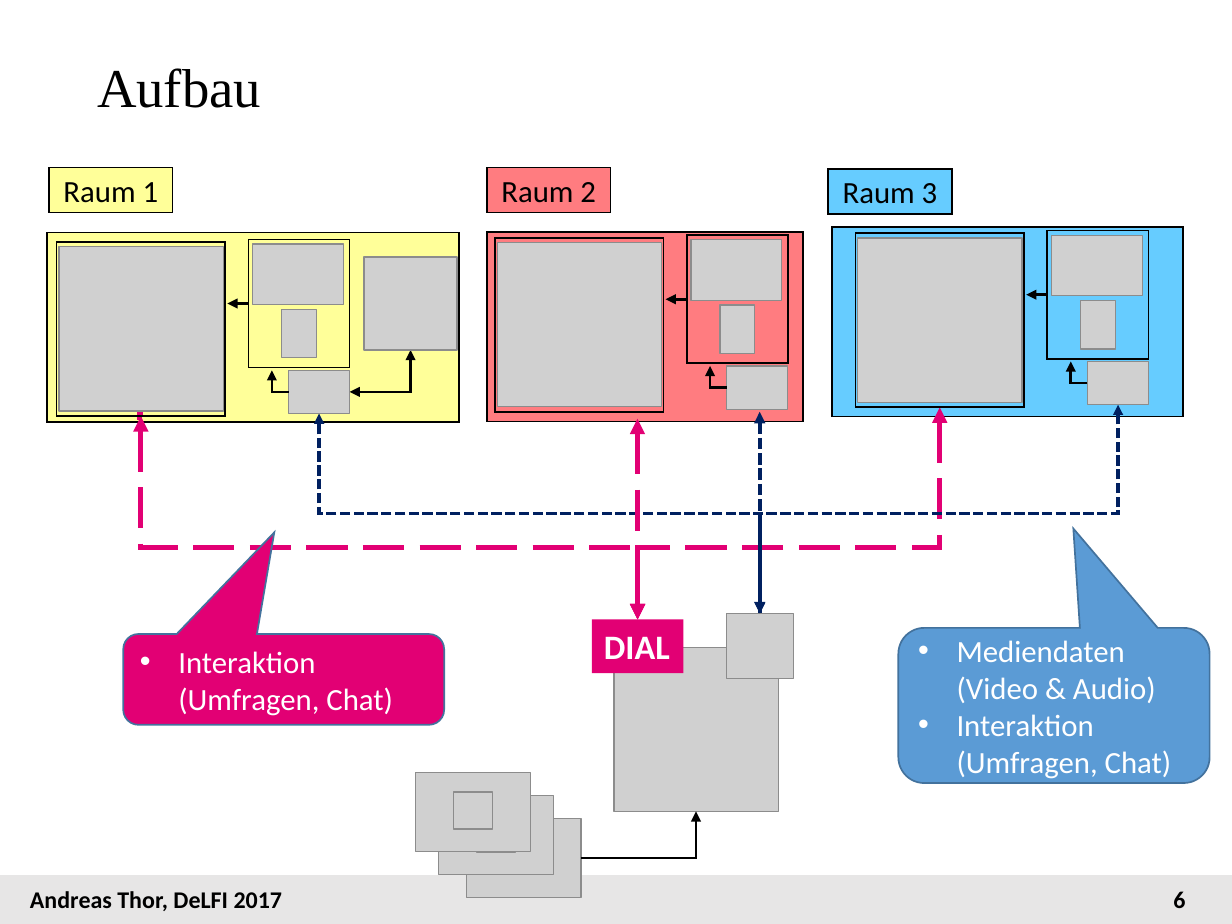
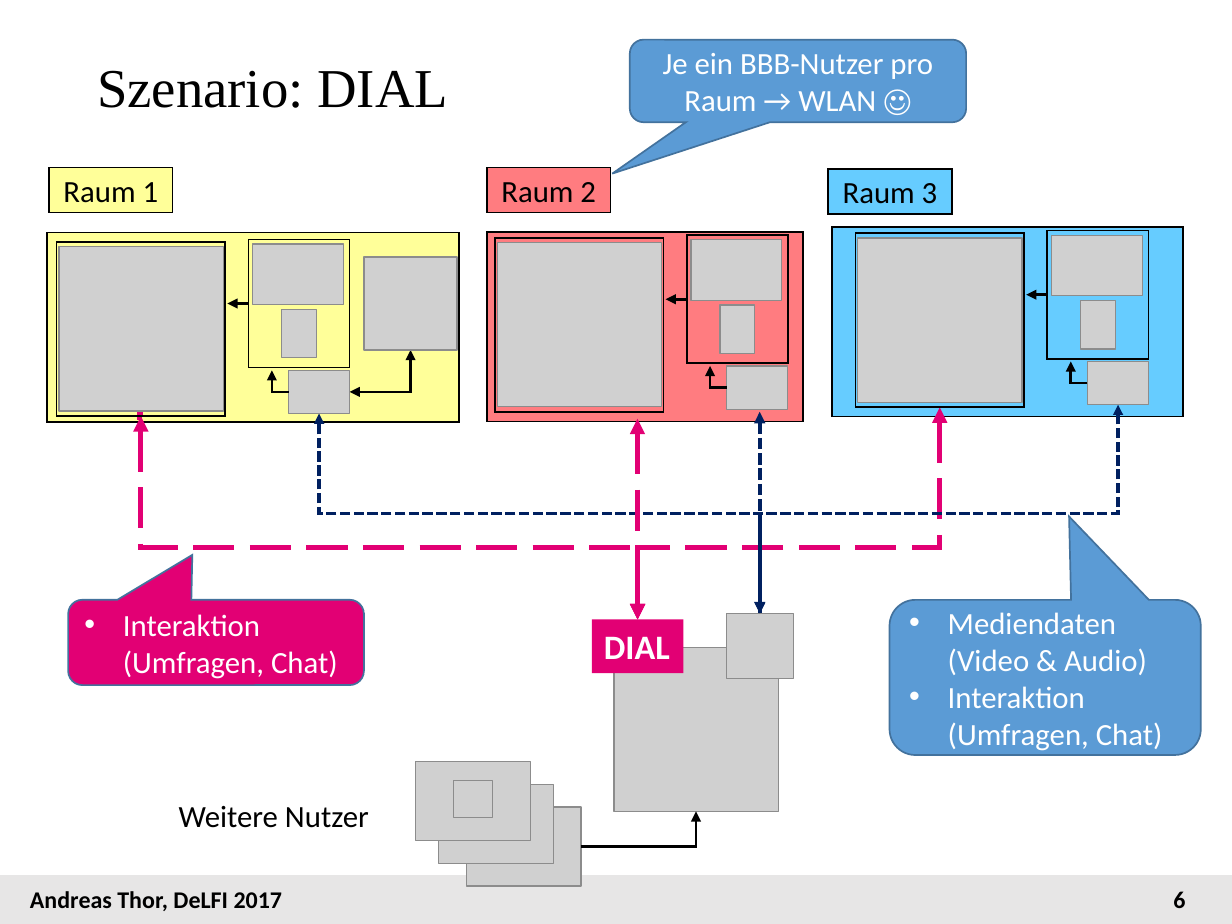
Before and after one commit to andreas-thor/papers, a slide deck: slide 6 of DIAL/DIAL_Delfi_2017_Vortrag.pptx. Drawn at 1232x924 pixels with LibreOffice and Linux fonts; fonts in the diff are those of the drawing; grey boxes stand for pictures; background and template pictures are left out. Boxes give left, top, right and bottom in pixels: in the first picture for what was removed or moved away, otherwise in the second. Text is boxed around its words. In the diff, an @@ line names an element or a change of style, - is before the commit and + after.

Commit message:
weiter

```diff
--- a/DIAL/DIAL_Delfi_2017_Vortrag.pptx
+++ b/DIAL/DIAL_Delfi_2017_Vortrag.pptx
@@ rounded speech box added at <box>630,39,966,122</box>, fill #5B9BD5, outline #43739E 1 pt, 18 pt, text #FFFFFF @@
+Je ein BBB-Nutzer pro Raum → WLAN ☺
@@ title at <box>97,70,448,108</box>: text changed @@
-Aufbau
+Szenario: DIAL
@@ rounded speech box "Interaktion (Umfragen, Chat)" at <box>68,600,363,685</box>: proportions changed @@
@@ rounded speech box "Interaktion (Umfragen, Chat)": place and size @@
-rounded speech box "Interaktion (Umfragen, Chat)" at <box>123,634,444,726</box>
+rounded speech box "Interaktion (Umfragen, Chat)" at <box>68,600,363,685</box>
@@ rounded speech box "Mediendaten (Video & Audio)": place and size @@
-rounded speech box "Mediendaten (Video & Audio)" at <box>898,628,1210,784</box>
+rounded speech box "Mediendaten (Video & Audio)" at <box>890,600,1201,755</box>
@@ rounded speech box "Mediendaten (Video & Audio)" at <box>890,600,1201,755</box>: proportions changed @@
@@ text added at <box>179,806,369,828</box>, 18 pt, text #000000 @@
+Weitere Nutzer
@@ 6 pictures: place and size @@
-6 pictures at <box>415,772,582,897</box>
+6 pictures at <box>415,761,582,886</box>
@@ elbow arrow moved from (582, 857) - (696, 812) to (582, 846) - (696, 812) @@
```
Also in this commit, not shown: 3 other slides changed, 5 slides added, 4 slides removed.
